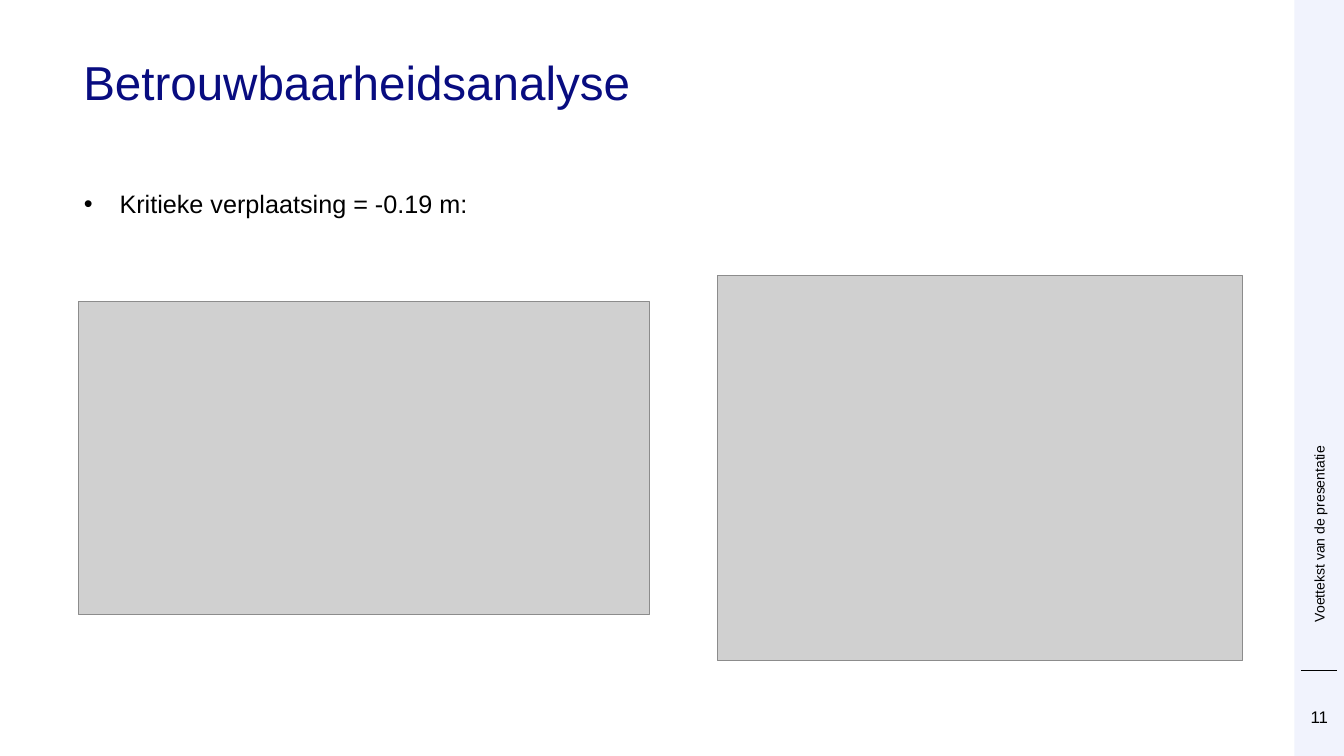
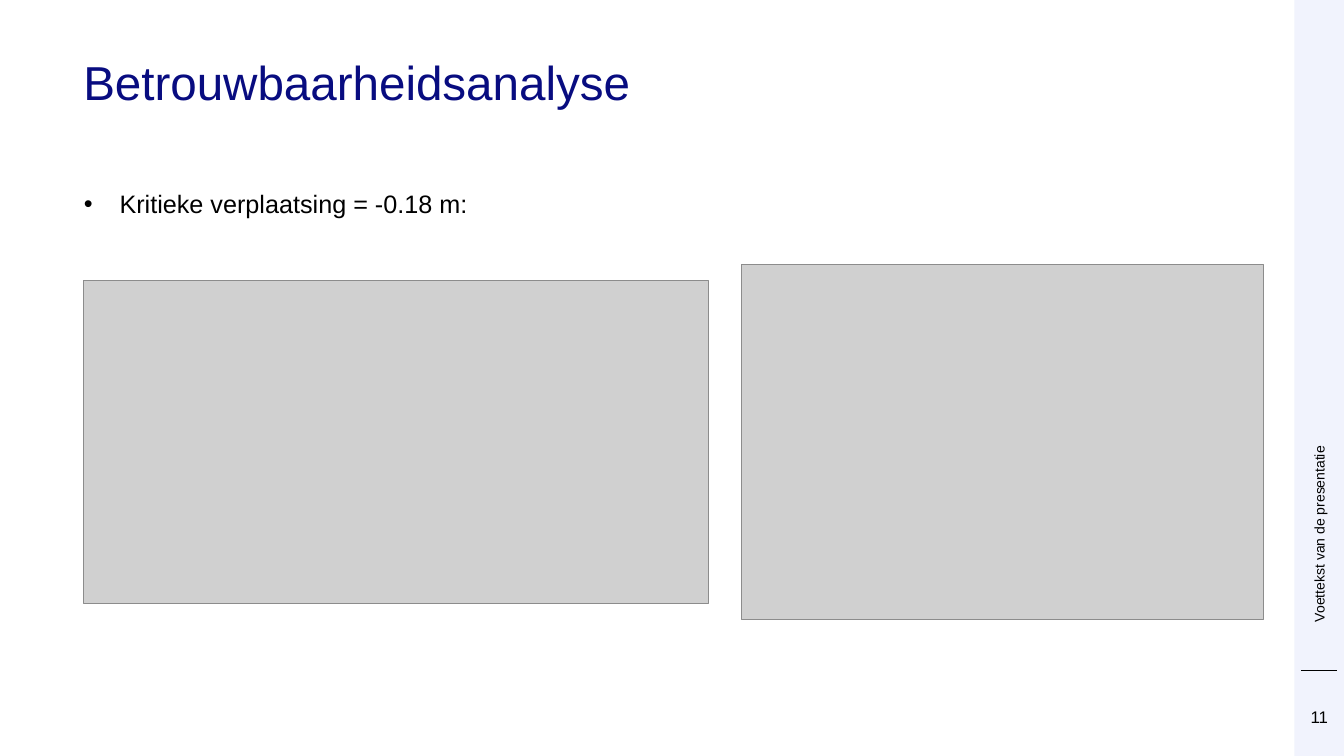
Before and after one commit to Deltares/ProbabilisticLibrary, a slide deck: slide 11 of sources/Deltares.Probabilistic.PWrapper.Examples/kratos/Prob Kratos DSD.pptx. Drawn at 1344x756 pixels with LibreOffice and Linux fonts; fonts in the diff are those of the drawing; grey boxes stand for pictures; background and template pictures are left out. Boxes give left, top, right and bottom in pixels: in the first picture for what was removed or moved away, otherwise in the second. Text is boxed around its words. In the diff, an @@ line names an element or a change of style, - is before the commit and + after.

```diff
--- a/sources/Deltares.Probabilistic.PWrapper.Examples/kratos/Prob Kratos DSD.pptx
+++ b/sources/Deltares.Probabilistic.PWrapper.Examples/kratos/Prob Kratos DSD.pptx
@@ text at [120, 194, 467, 219]: text changed @@
-• Kritieke verplaatsing = -0.19 m:
+• Kritieke verplaatsing = -0.18 m:
@@ picture: place and size @@
-picture at [718, 275, 1243, 660]
+picture at [742, 264, 1264, 620]
@@ picture: place and size @@
-picture at [79, 301, 650, 614]
+picture at [84, 280, 709, 603]
```
Also in this commit, not shown: 15 other slides changed, 3 slides added.
